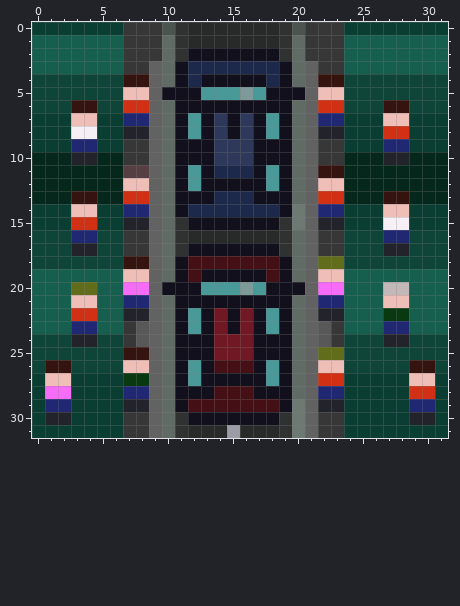
Two states of a pixel-art sprite, sprites/fulldegente.png. Above, as it was before the edit.
The file is 32x32 pixels. Colours within 5 levels of each other are drawn and written as one.
After:
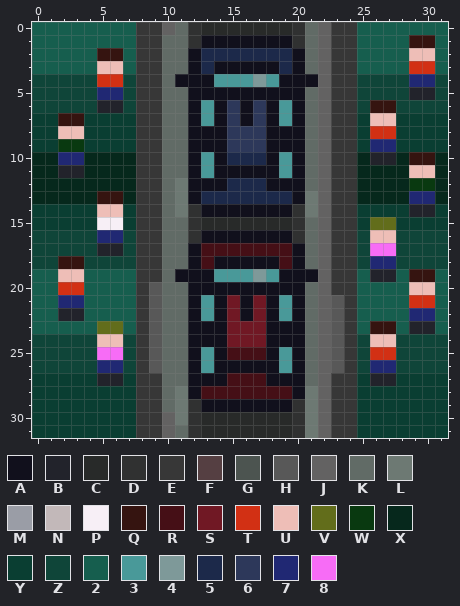
Palette (. is transparent): A #11101c  B #22232b  C #282a29  D #303131  E #373737  F #553f42  G #4c5450  H #585858  J #636262  K #616b66  L #6d7973  M #9a9da6  N #c2b8b9  P #f7eff6  Q #351410  R #450f16  S #701824  T #d23014  U #eebeb7  V #626d1b  W #093910  X #06281c  Y #0a3e32  Z #0f4539  2 #165e4e  3 #499999  4 #7e9999  5 #1c294a  6 #2d385a  7 #202873  8 #f76cf6
Change:
@@ x 0..31 @@
- 0 YYYYYYYEEEGDCCCCCCCDGEEEYYYYYYYY
- 1 2222222EEEKDCCCCCCCDKEEE22222222
- 2 2222222EEEKDAAAAAAADKEEE22222222
- 3 2222222EEJKA5555555AKJEE22222222
- 4 ZZZZZZZQQJKA5AAAAA5AKJQQZZZZZZZZ
- 5 ZZZZZZZUUJAAA33343AAAJUUZZZZZZZZ
- 6 ZZZQQZZTTJKAAAAAAAAAKJTTZZZQQZZZ
- 7 YYYUUYY77JKA3A6A6A3AKJ77YYYUUYYY
- 8 YYYPPYYBBJKA3A6A6A3AKJBBYYYTTYYY
- 9 YYY77YYEEJKAAA666AAAKJEEYYY77YYY
-10 XXXBBXXEEJKAAA666AAAKJEEXXXBBXXX
-11 XXXXXXXFFJKA3A555A3AKJQQXXXXXXXX
-12 XXXXXXXUUJKA3AAAAA3AKJUUXXXXXXXX
-13 XXXQQXXTTJKAAA555AAAKJTTXXXQQXXX
-14 YYYUUYY77JKA5555555ALJ77YYYUUYYY
-15 YYYTTYYBBJKDAAAAAAADLJBBYYYPPYYY
-16 ZZZ77ZZEEJKDCCCCCCCDKJEEZZZ77ZZZ
-17 ZZZBBZZEEJKDAAAAAAADKJEEZZZBBZZZ
-18 ZZZZZZZQQJKARRRRRRRAKJVVZZZZZZZZ
-19 2222222UUJKARAAAAARAKJUU22222222
-20 222VV2288JAAA33343AAAJ88222NN222
-21 222UU2277JKAAAAAAAAAKJ77222UU222
-22 222TT22BBJKA3ASASA3AKJBB222WW222
-23 2227722EHJKA3ASASA3AKJHE22277222
-24 ZZZBBZZEHJKAAASSSAAAKJHEZZZBBZZZ
-25 ZZZZZZZQQJKAAASSSAAAKJVVZZZZZZZZ
-26 ZQQZZZZUUJKA3ARRRA3AKJUUZZZZZQQZ
-27 YUUYYYYWWJKA3AAAAA3AKJTTYYYYYUUY
-28 Y88YYYY77JKAAARRRAAAKJ77YYYYYTTY
-29 Y77YYYYBBJKARRRRRRRALJBBYYYYY77Y
-30 YBBYYYYEEJKDAAAAAAADLJEEYYYYYBBY
-31 YYYYYYYEEJKDCCCMCCCDLJEEYYYYYYYY
+ 0 22222222EEJKDCCCCCCCDKJEE2222222
+ 1 22222222EEKKDAAAAAAADKJEE2222QQ2
+ 2 22222QQ2EEKKA5555555AKJEE2222UU2
+ 3 22222UU2EEKKA5AAAAA5AKJEE2222TT2
+ 4 ZZZZZTTZEEKAAA33343AAAJEEZZZZ77Z
+ 5 ZZZZZ77ZEEKKAAAAAAAAAKJEEZZZZBBZ
+ 6 ZZZZZBBZEEKKA3A6A6A3AKJEEZQQZZZZ
+ 7 YYQQYYYYEEKKA3A6A6A3AKJEEYUUYYYY
+ 8 YYUUYYYYEEKKAAA666AAAKJEEYTTYYYY
+ 9 YYWWYYYYEEKKAAA666AAAKJEEY77YYYY
+10 XX77XXXXEEKKA3A555A3AKJEEXBBXQQX
+11 XXBBXXXXEEKKA3AAAAA3AKJEEXXXXUUX
+12 XXXXXXXXEEKLAAA555AAAKJEEXXXXWWX
+13 XXXXXQQXEEKLA5555555ALJEEXXXX77X
+14 YYYYYUUYEEKLDAAAAAAADLJEEYYYYBBY
+15 YYYYYPPYEEKKDCCCCCCCDKJEEYVVYYYY
+16 ZZZZZ77ZEEKKDAAAAAAADKJEEZUUZZZZ
+17 ZZZZZBBZEEKKARRRRRRRAKJEEZ88ZZZZ
+18 ZZQQZZZZEEKKARAAAAARAKJEEZ77ZZZZ
+19 22UU2222EEKAAA33343AAAJEE2BB2QQ2
+20 22TT2222EHKKAAAAAAAAAKJEE2222UU2
+21 22772222EHKKA3ASASA3AKJHE2222TT2
+22 22BB2222EHKKA3ASASA3AKJHE2222772
+23 22222VV2EHKKAAASSSAAAKJHE2QQ2BB2
+24 ZZZZZUUZEHKKAAASSSAAAKJHEZUUZZZZ
+25 ZZZZZ88ZEHKKA3ARRRA3AKJHEZTTZZZZ
+26 ZZZZZ77ZEHKKA3AAAAA3AKJHEZ77ZZZZ
+27 YYYYYBBYEEKKAAARRRAAAKJEEYBBYYYY
+28 YYYYYYYYEEKLARRRRRRRALJEEYYYYYYY
+29 YYYYYYYYEEKLDAAAAAAADLJEEYYYYYYY
+30 YYYYYYYYEEJLDCCCCCCCDLJEEYYYYYYY
+31 YYYYYYYYEEJKDCCCCCCCDLJEEYYYYYYY
Boxes around the changes in both pictures, in picture pixels (x1, y1, x2, y2):
changed: (32, 22, 448, 438)
